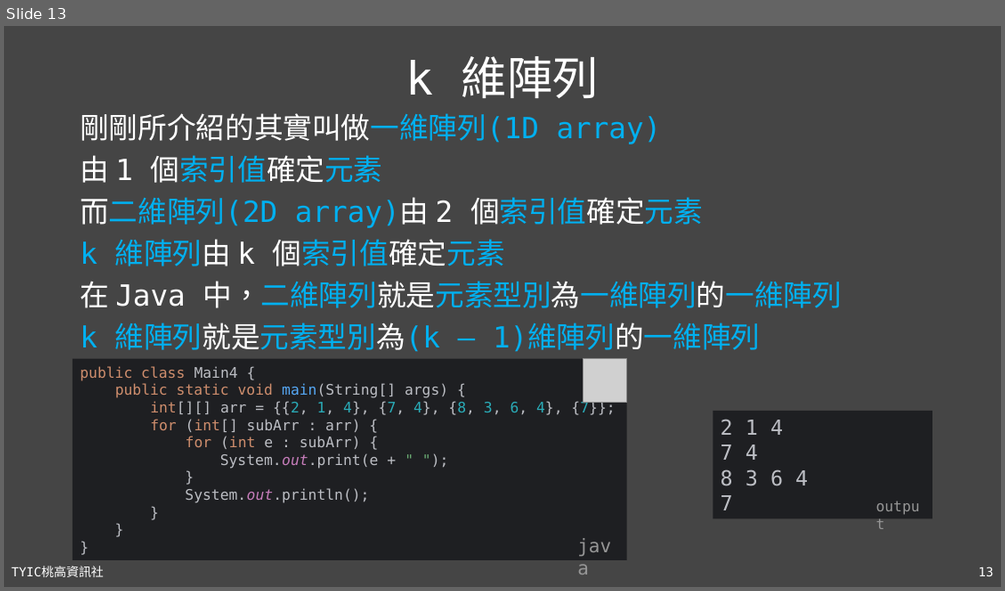
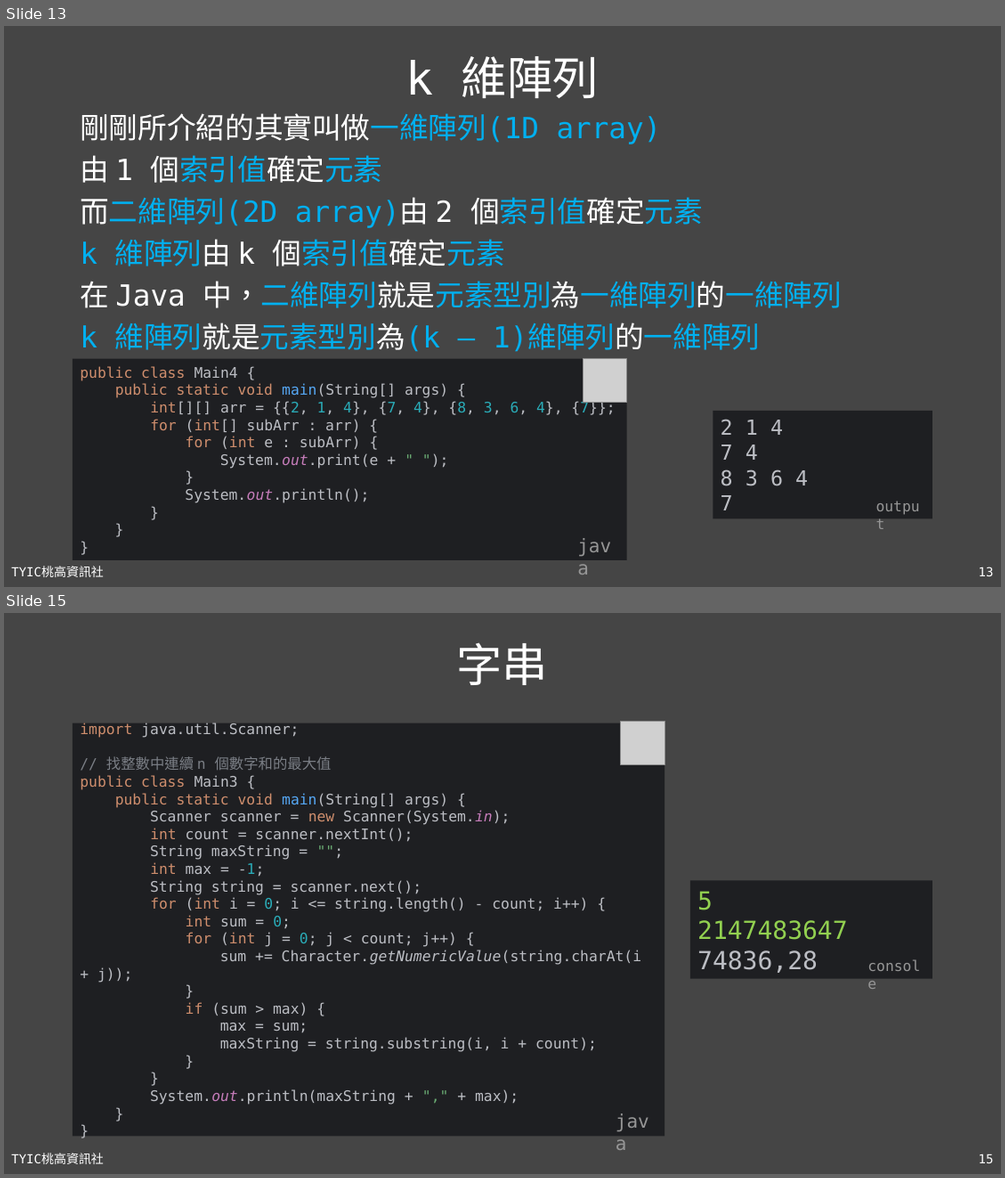
Before and after one commit to TYSHIC/slides, a slide deck: powerpoint/10_包裝類別與工具類別(1).pptx. Shown one above the other, each under a label of ours: slide 13 before the commit, slides 13 and 15 after it; the slides between them are not shown. The pictures are 1005x591 and 1005x1178 pixels, drawn with LibreOffice and Linux fonts; fonts in the diff are those of the drawing; grey boxes stand for pictures. Boxes give left, top, right and bottom in pixels: in the first picture for what was removed or moved away, otherwise in the second. Text is boxed around its words. In the diff, an @@ line names an element or a change of style, - is before the commit and + after.

```diff
--- a/powerpoint/10_包裝類別與工具類別(1).pptx
+++ b/powerpoint/10_包裝類別與工具類別(1).pptx
@@ slide 15 added at box(4, 613, 1001, 1174), background #454545; not listed: 2 template elements that a slide beside it also shows @@
@@ title added at box(457, 642, 549, 685), 44 pt, text #FFFFFF @@
+字串
@@ rectangle added at box(73, 723, 665, 1135), fill #1E1F22, 14 pt, text #BCBEC4 @@
+import java.util.Scanner;
+// 找整數中連續 n 個數字和的最大值
+public class Main3 {
+public static void main(String[] args) {
+Scanner scanner = new Scanner(System.in);
+int count = scanner.nextInt();
+String maxString = "";
+int max = -1;
+String string = scanner.next();
+for (int i = 0; i <= string.length() - count; i++) {
+int sum = 0;
+for (int j = 0; j < count; j++) {
+sum += Character.getNumericValue(string.charAt(i + j));
+}
+if (sum > max) {
+max = sum;
+maxString = string.substring(i, i + count);
+}
+}
+System.out.println(maxString + "," + max);
+}
+}
@@ picture added at box(621, 722, 665, 765) @@
@@ rectangle added at box(690, 881, 933, 979), fill #1E1F22, 24 pt, text #92D050 @@
+5
+2147483647
+74836,28
@@ text added at box(860, 953, 932, 979), 14 pt, text #969696 @@
+console
@@ text added at box(608, 1106, 665, 1135), 18 pt, text #969696 @@
+java
```
Also in this commit, not shown: 2 slides changed, 3 other slides added, 1 slide removed, 7 other files.
